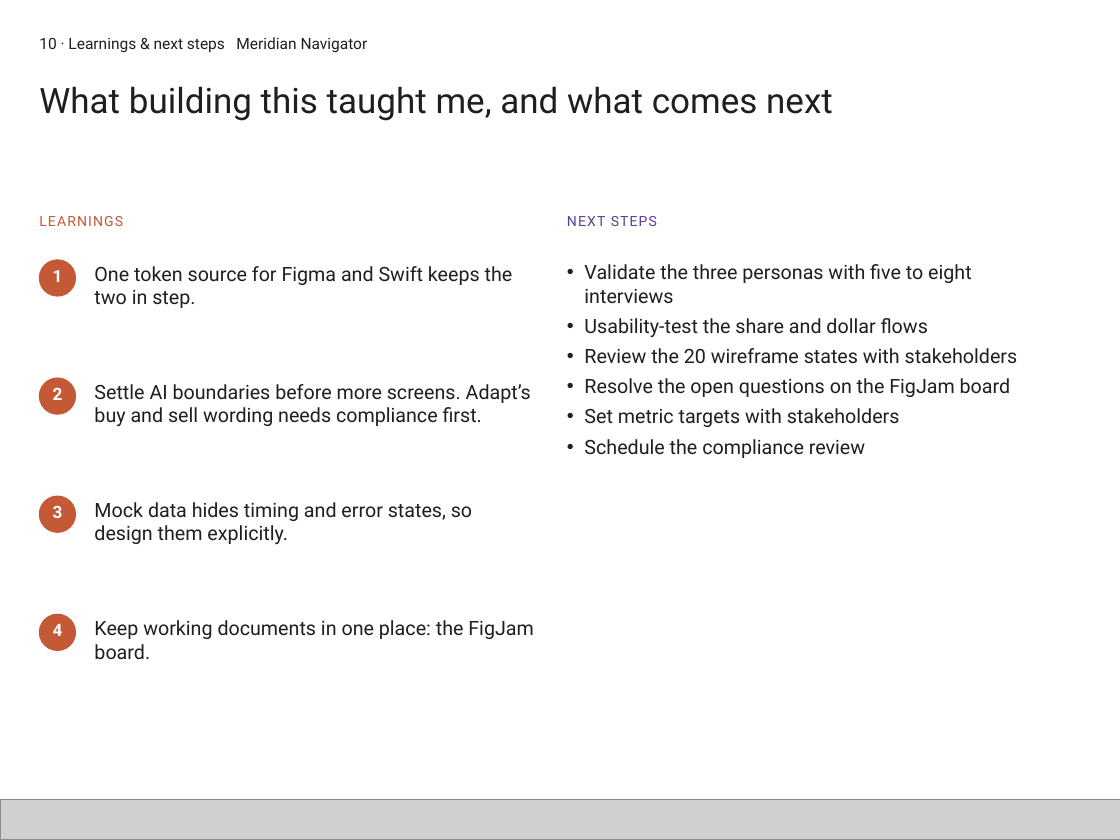
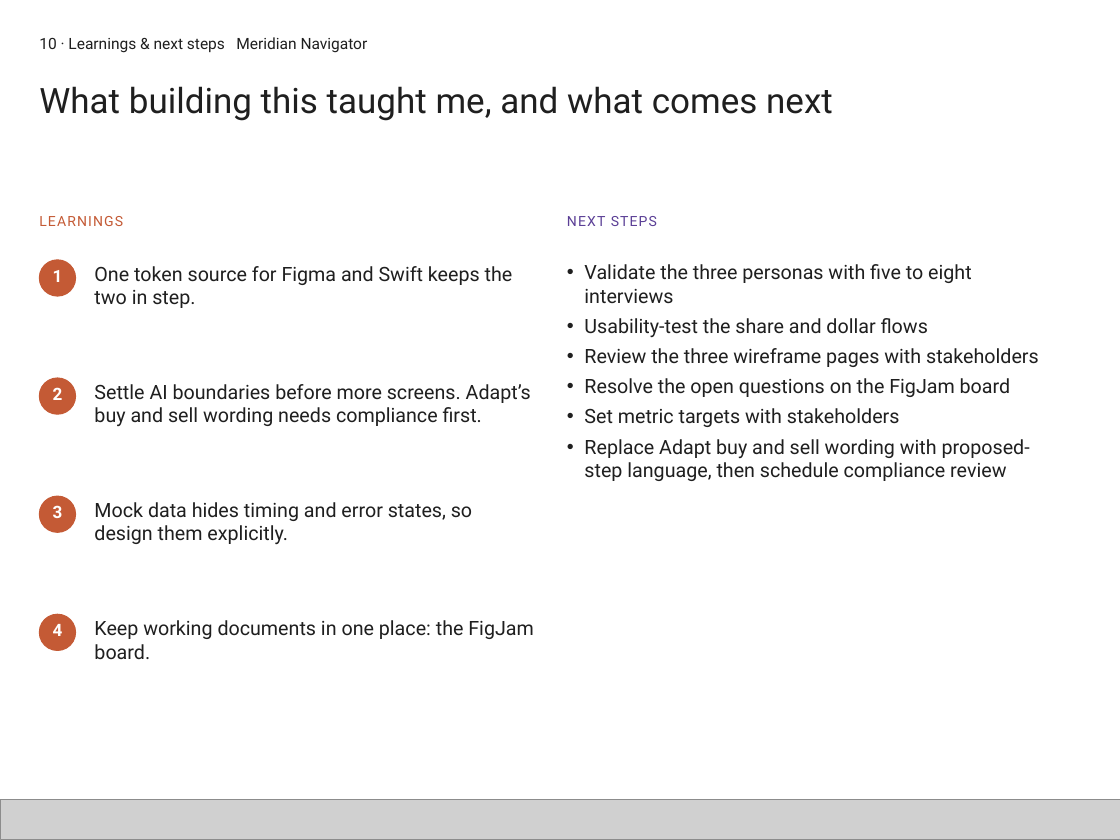
Before and after one commit to CHUNKY21/portfolio-export, a slide deck: slide 47 of Portfolio-Core.pptx. Drawn at 1120x840 pixels with LibreOffice and Linux fonts; fonts in the diff are those of the drawing; grey boxes stand for pictures. Boxes give left, top, right and bottom in pixels: in the first picture for what was removed or moved away, otherwise in the second. Text is boxed around its words. In the diff, an @@ line names an element or a change of style, - is before the commit and + after.

```diff
--- a/Portfolio-Core.pptx
+++ b/Portfolio-Core.pptx
@@ text at (584, 348, 1039, 367): text changed @@
-• Review the 20 wireframe states with stakeholders
+• Review the three wireframe pages with stakeholders
@@ text at (584, 439, 1030, 481): text changed @@
-• Schedule the compliance review
+• Replace Adapt buy and sell wording with proposed-step language, then schedule compliance review
```
Also in this commit, not shown: 2 other slides changed, 2 other files.
